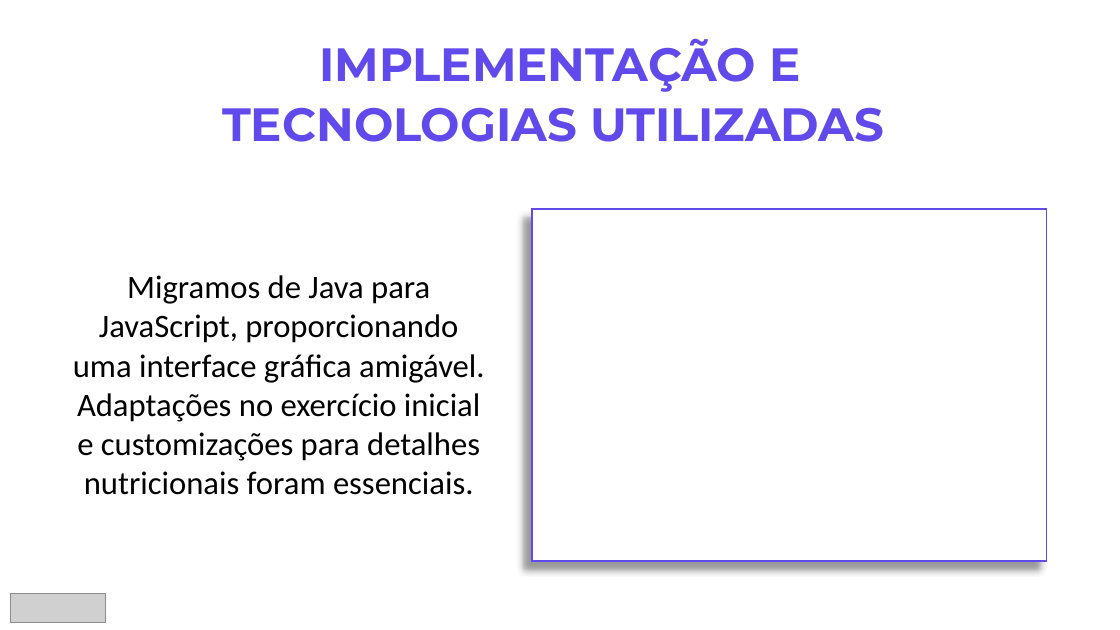
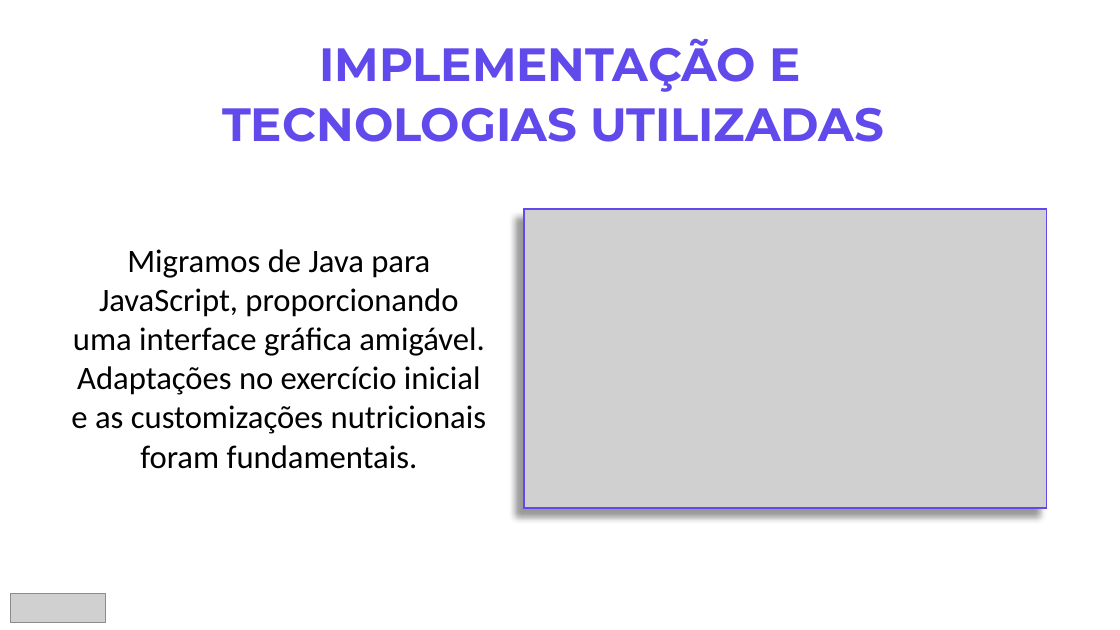
Before and after one commit to laylith/balanceadorNutricional, a slide deck: slide 5 of Documentação/Prática Extensionista.pptx. Drawn at 1120x630 pixels with LibreOffice and Linux fonts; fonts in the diff are those of the drawing; grey boxes stand for pictures; background and template pictures are left out. Boxes give left, top, right and bottom in pixels: in the first picture for what was removed or moved away, otherwise in the second. Text is boxed around its words. In the diff, an @@ line names an element or a change of style, - is before the commit and + after.

```diff
--- a/Documentação/Prática Extensionista.pptx
+++ b/Documentação/Prática Extensionista.pptx
@@ picture added at box(524, 209, 1047, 508) @@
@@ rectangle removed at box(532, 209, 1046, 561) @@
@@ text at box(71, 249, 486, 469): text changed @@
-Migramos de Java para JavaScript, proporcionando uma interface gráfica amigável. Adaptações no exercício inicial e customizações para detalhes nutricionais foram essenciais.
+Migramos de Java para JavaScript, proporcionando uma interface gráfica amigável. Adaptações no exercício inicial e as customizações nutricionais foram fundamentais.
```
Also in this commit, not shown: 8 other slides changed, 1 other file.
